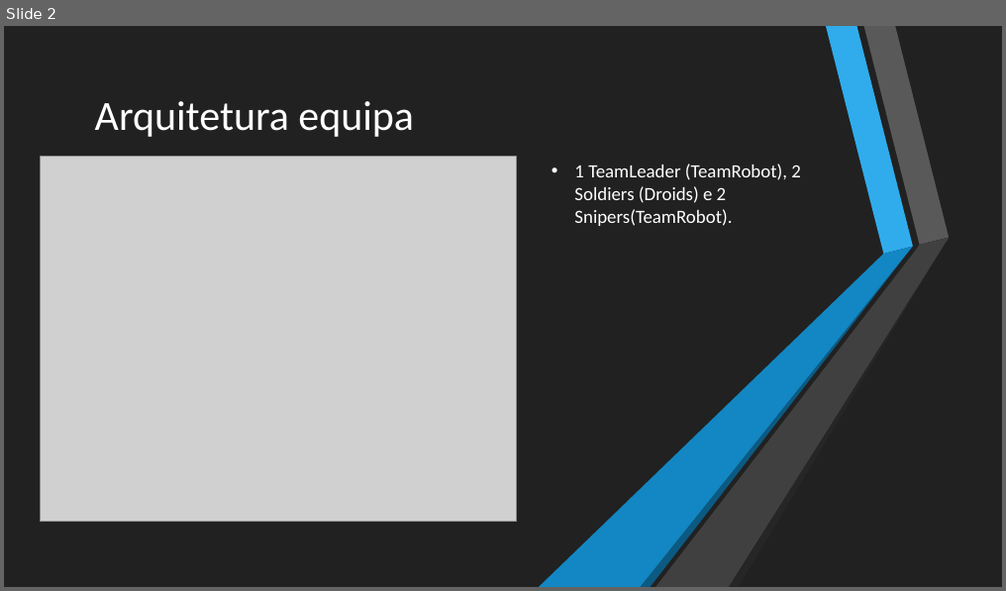
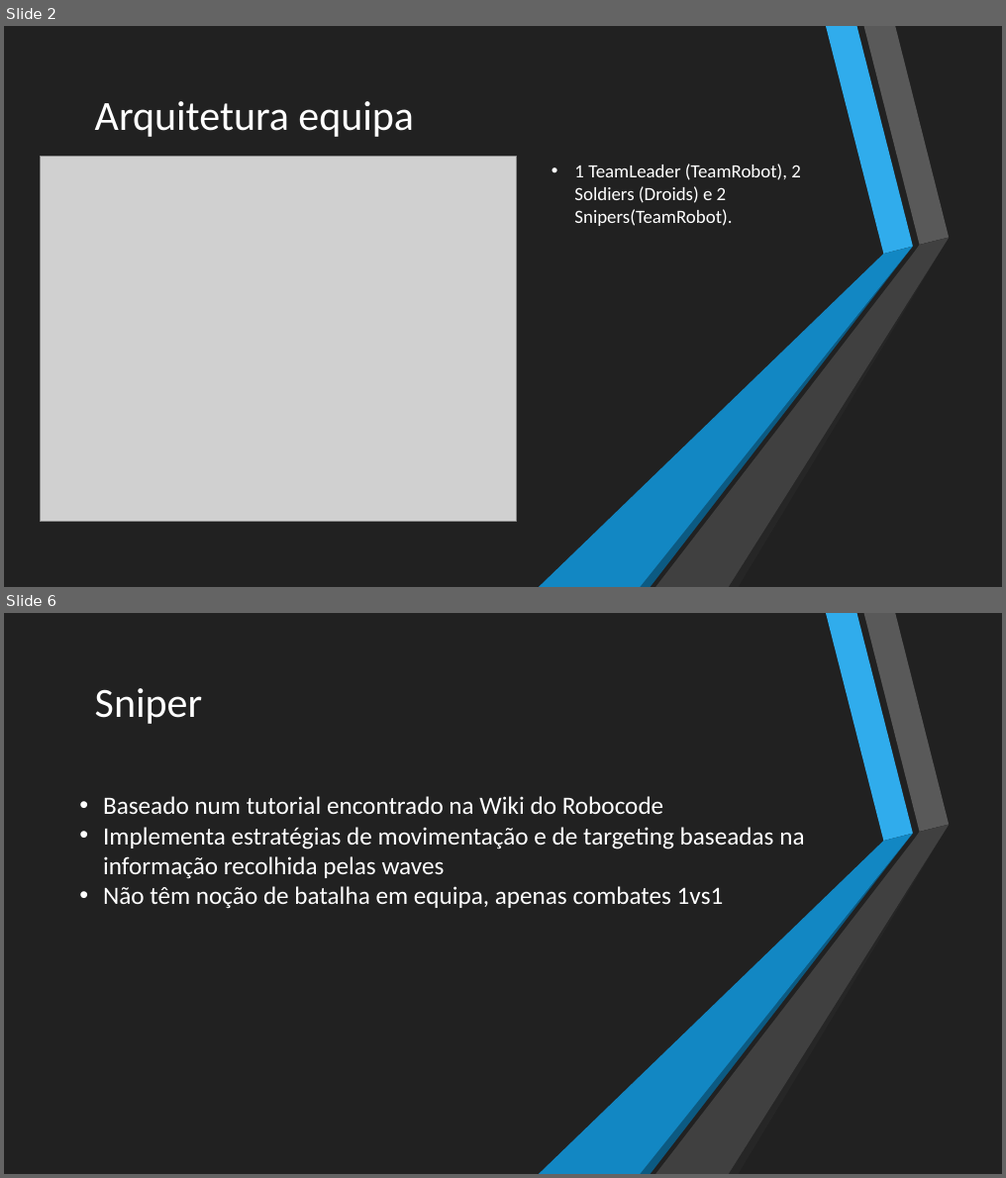
Before and after one commit to MelhorQueSVN/SA, a slide deck: TP1/2aEntrega/apresentacao2.pptx. Shown one above the other, each under a label of ours: slide 2 before the commit, slides 2 and 6 after it; the slides between them are not shown. The pictures are 1006x591 and 1006x1178 pixels, drawn with LibreOffice and Linux fonts; fonts in the diff are those of the drawing; grey boxes stand for pictures. Boxes give left, top, right and bottom in pixels: in the first picture for what was removed or moved away, otherwise in the second. Text is boxed around its words. In the diff, an @@ line names an element or a change of style, - is before the commit and + after.

```diff
--- a/TP1/2aEntrega/apresentacao2.pptx
+++ b/TP1/2aEntrega/apresentacao2.pptx
@@ slide 6 added at (4,613,1002,1174), background #212121; not listed: 6 template elements that a slide beside it also shows @@
@@ rectangle added at (4,613,1002,1174), fill #212121 @@
@@ title added at (95,688,202,724), 40 pt, text #FFFFFF @@
+Sniper
@@ text added at (103,796,804,909), 24 pt, text #FFFFFF @@
+• Baseado num tutorial encontrado na Wiki do Robocode
+• Implementa estratégias de movimentação e de targeting baseadas na informação recolhida pelas waves
+• Não têm noção de batalha em equipa, apenas combates 1vs1
@@ group added at (539,613,949,1174): 6 freeform shapes @@
```
Also in this commit, not shown: 2 slides changed, 1 other slide added.
